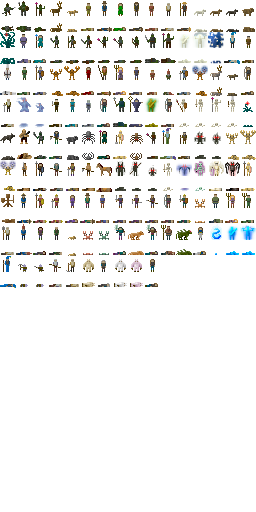
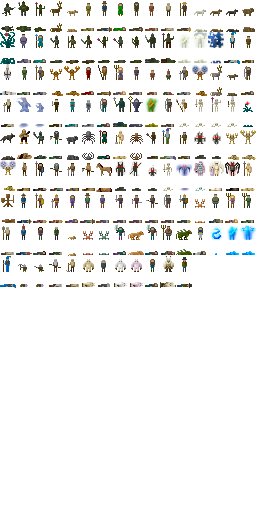
Layers edited between the first and the second (256, 512) image:
painted on "Background" over box(53, 256, 192, 288)
